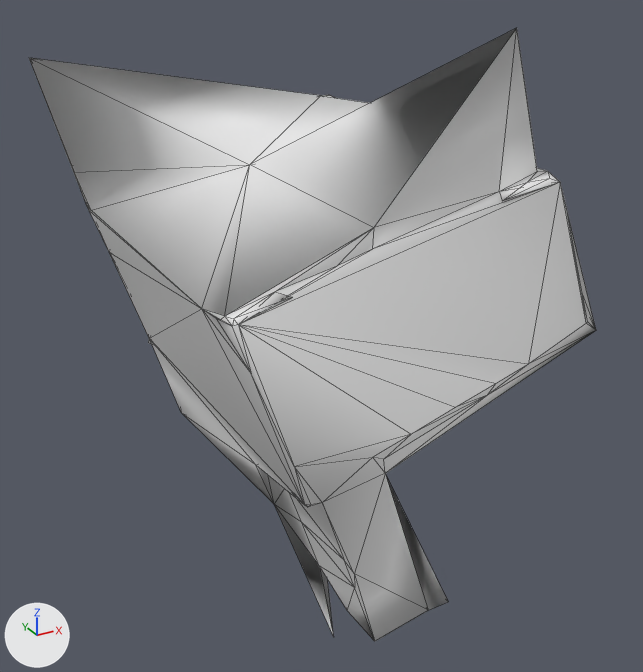
Two versions of the OBJ model src/main/resources/assets/kn8/meshes/kikoru/forearm_right.obj, one commit apart.
One viewpoint serves both versions: a 50 mm lens placed at (0.105, -0.325, 1.026), pointed at (0.279, -0.01, 0.868). The lights are fixed; the arrows at lower left show +X, +Y and +Z. The picture after the commit comes second. Mesh edges are drawn as thin lines. Where no turn or scale is listed for an object, it has been applied to the vertices. Vertices at exactly the same position are counted once.

Names of what the first picture shows: 'forearm_right'.
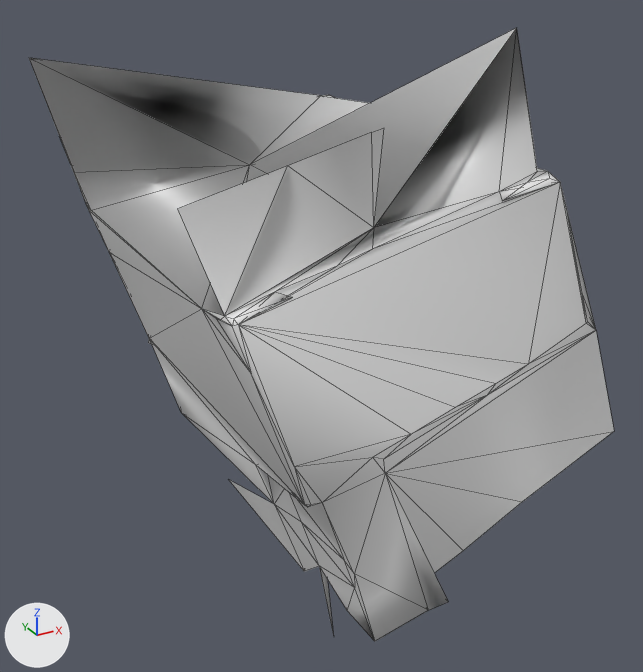
Changed parts and their boxes (x1, y1, x2, y2) in the pictures (643 x 672 px):
'forearm_right', reshaped
    before: (29, 28, 596, 641)
    after: (29, 28, 614, 641)
part 1 of me_forearm_right, built on
    before: (250, 28, 516, 634)
    after: (178, 28, 614, 573)

The edits, one by one:
me_forearm_right is used by ob_forearm_right; location (0.0, 0.0, 0.0).
me_forearm_right had 140 vertices, 275 faces and spanned x 0.185..0.37, y -0.096..0.079, z 0.741..1.001.
me_forearm_right now has 157 vertices, 291 faces and spans x 0.185..0.373, y -0.096..0.079, z 0.741..1.001.
Part 1, on me_forearm_right:
6 faces are deleted.
14 vertices are added at x 0.189..0.373, y -0.096..0.078, z 0.784..0.974.
20 new faces join them.
Other edits to the shape of me_forearm_right do not show in these pictures.
